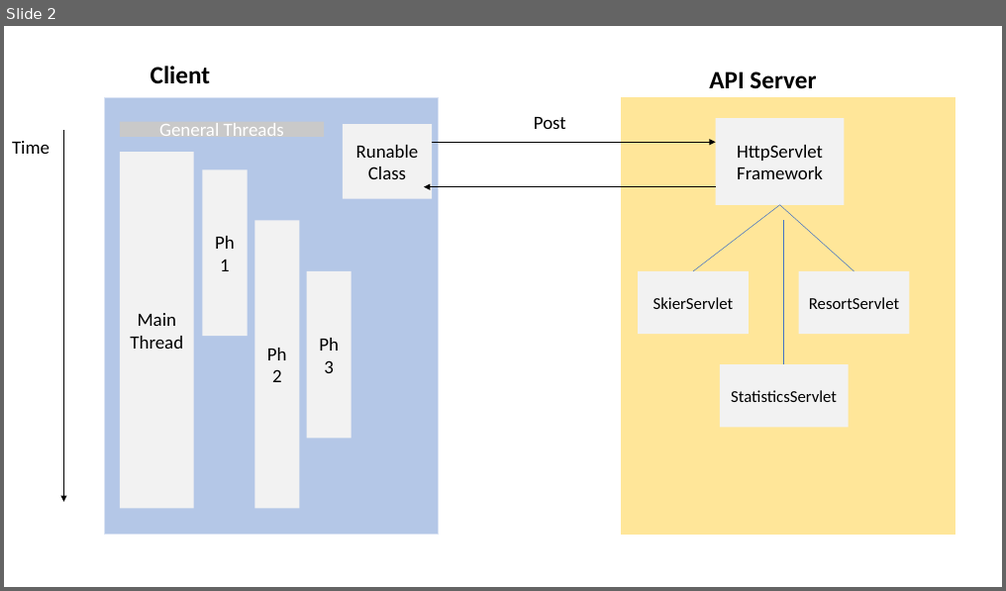
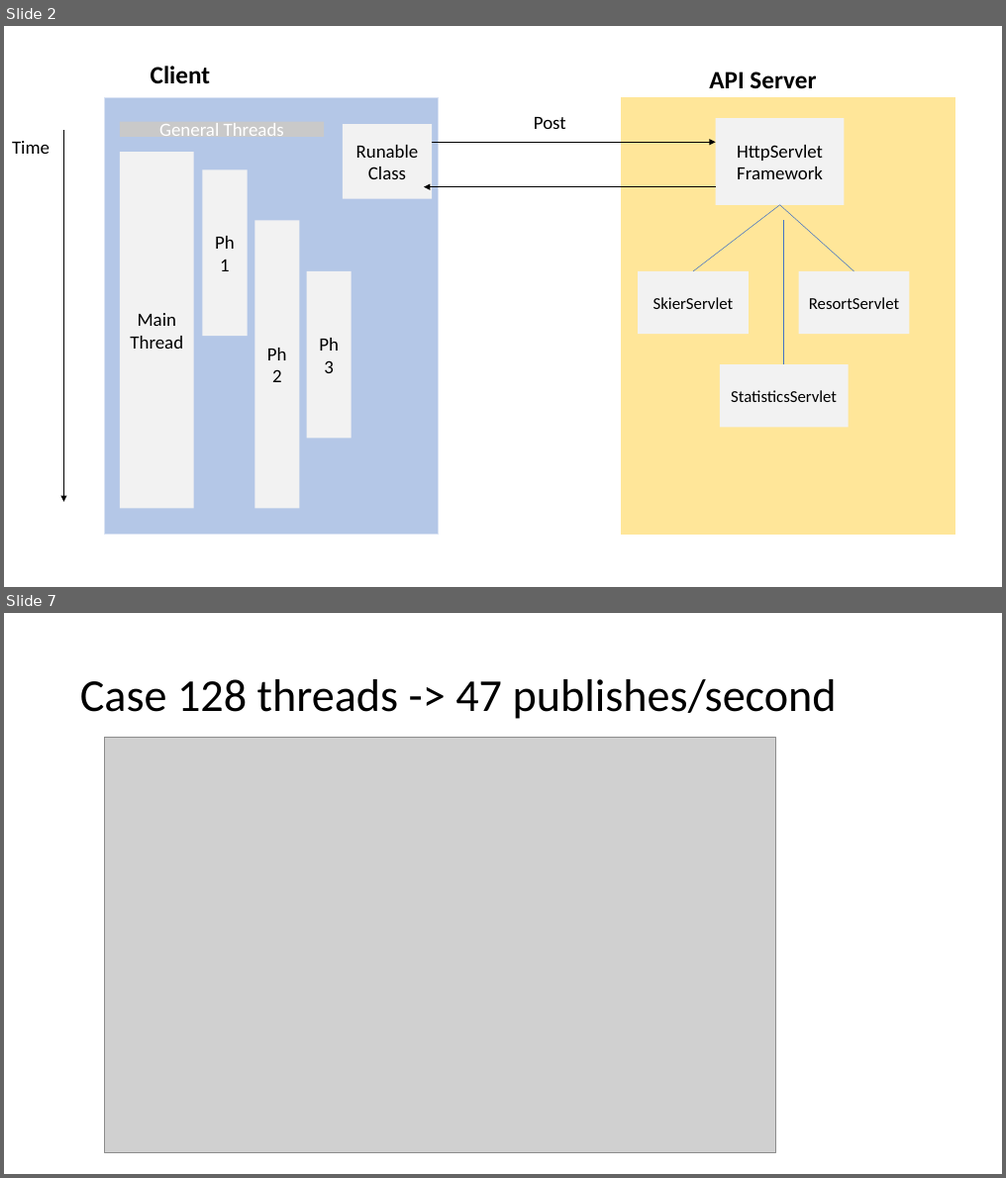
Before and after one commit to fjprobos/CS6650-Distributed-System, a slide deck: lab6/CS6650 Lab 6.pptx. Shown one above the other, each under a label of ours: slide 2 before the commit, slides 2 and 7 after it; the slides between them are not shown. The pictures are 1006x591 and 1006x1178 pixels, drawn with LibreOffice and Linux fonts; fonts in the diff are those of the drawing; grey boxes stand for pictures. Boxes give left, top, right and bottom in pixels: in the first picture for what was removed or moved away, otherwise in the second. Text is boxed around its words. In the diff, an @@ line names an element or a change of style, - is before the commit and + after.

```diff
--- a/lab6/CS6650 Lab 6.pptx
+++ b/lab6/CS6650 Lab 6.pptx
@@ slide 7 added at (x1=4, y1=613, x2=1002, y2=1174), background #FFFFFF @@
@@ title added at (x1=80, y1=679, x2=837, y2=719), 44 pt, text #000000 @@
+Case 128 threads -> 47 publishes/second
@@ picture added at (x1=105, y1=738, x2=776, y2=1154) @@
```
Also in this commit, not shown: 1 slide changed, 8 other slides added.
